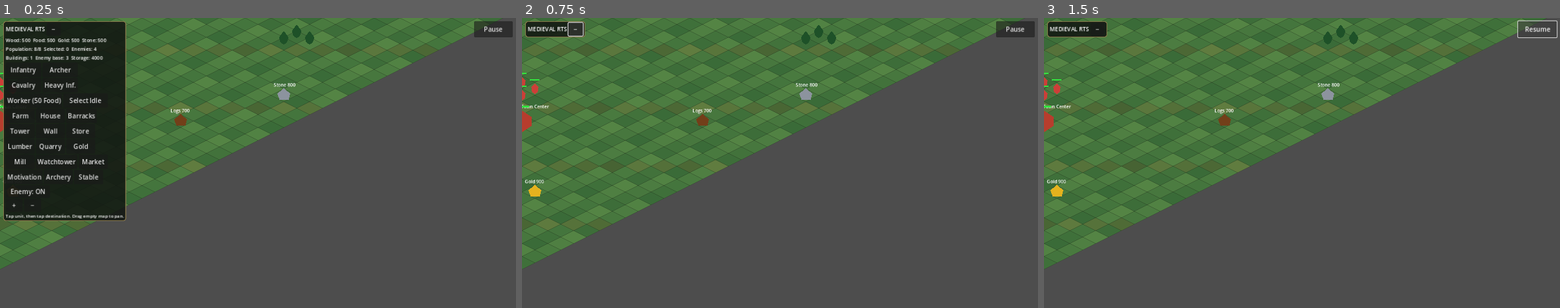
Above: before the commit, frames 1-3 (left to right).
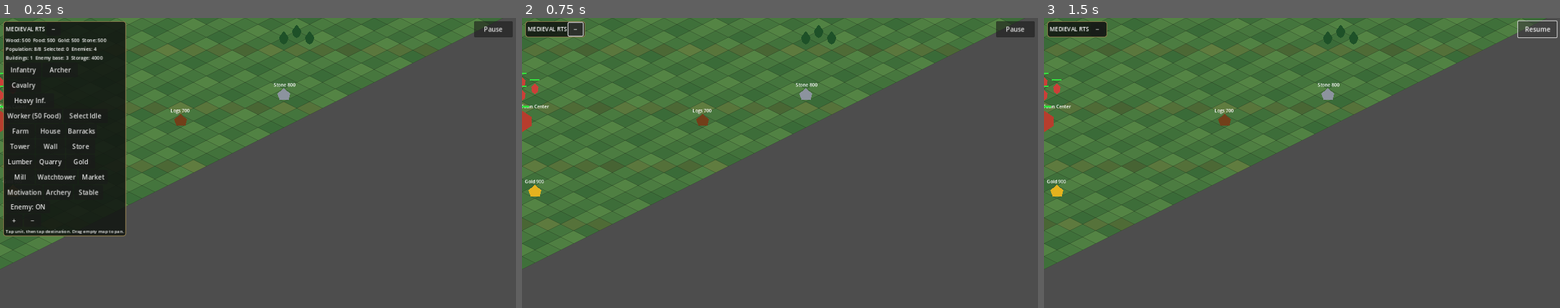
Above: after the commit, the same moments.

Repository: noub1234567-cmd/Medieval-RTS-Test
Game: Godot game, scene res://scenes/main.tscn
Two runs of this game, one before a commit and one after it. Both use one fixed random seed, a clock stepped at 60 frames per second and the inputs below.
Inputs:
- Up to frame 1 (0.25 s): no input
- Up to frame 2 (0.75 s): click "−" at 0.5 s
- Up to frame 3 (1.5 s): click "Pause" at 1.25 s

The runs differ from the first frame. In frame 1, 3.0% of the frame differs, in the area x 0-25%, y 22-76%; in frame 2, nothing differs; in frame 3, nothing differs.

Commit message:
Place heavy infantry button on its own HUD row

Diff:
--- a/scripts/game.gd
+++ b/scripts/game.gd
@@ -754,11 +754,14 @@
 	recruit_cavalry_button.custom_minimum_size=Vector2(88,36)
 	recruit_cavalry_button.pressed.connect(recruit_cavalry)
 	cavalry_row.add_child(recruit_cavalry_button)
+	var heavy_infantry_row:=HBoxContainer.new()
+	heavy_infantry_row.add_theme_constant_override("separation",3)
+	v.add_child(heavy_infantry_row)
 	var recruit_heavy_infantry_button:=Button.new()
 	recruit_heavy_infantry_button.text="Heavy Inf."
-	recruit_heavy_infantry_button.custom_minimum_size=Vector2(88,36)
+	recruit_heavy_infantry_button.custom_minimum_size=Vector2(120,36)
 	recruit_heavy_infantry_button.pressed.connect(recruit_heavy_infantry)
-	cavalry_row.add_child(recruit_heavy_infantry_button)
+	heavy_infantry_row.add_child(recruit_heavy_infantry_button)
 	var worker_row:=HBoxContainer.new()
 	worker_row.add_theme_constant_override("separation",3)
 	v.add_child(worker_row)
